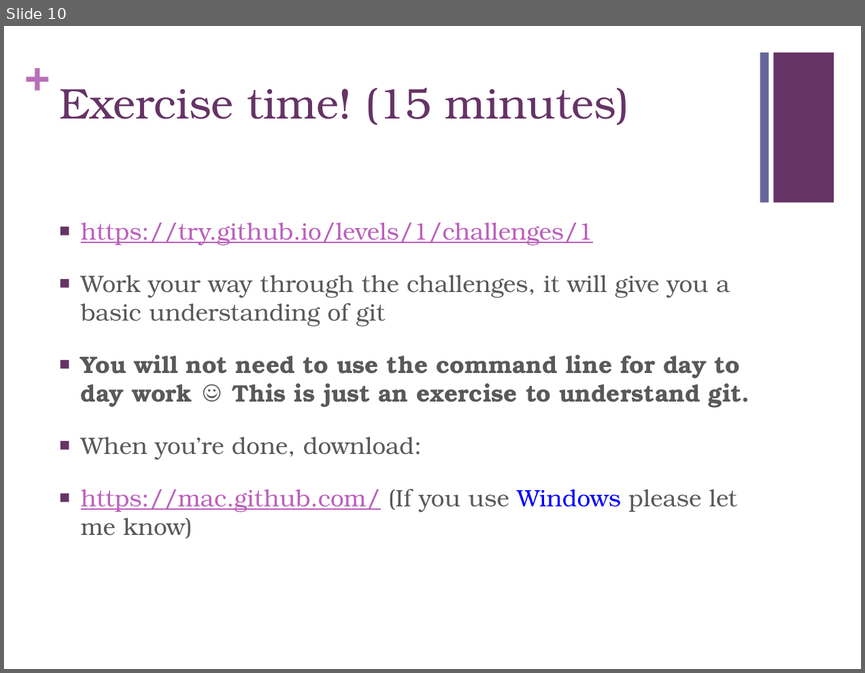
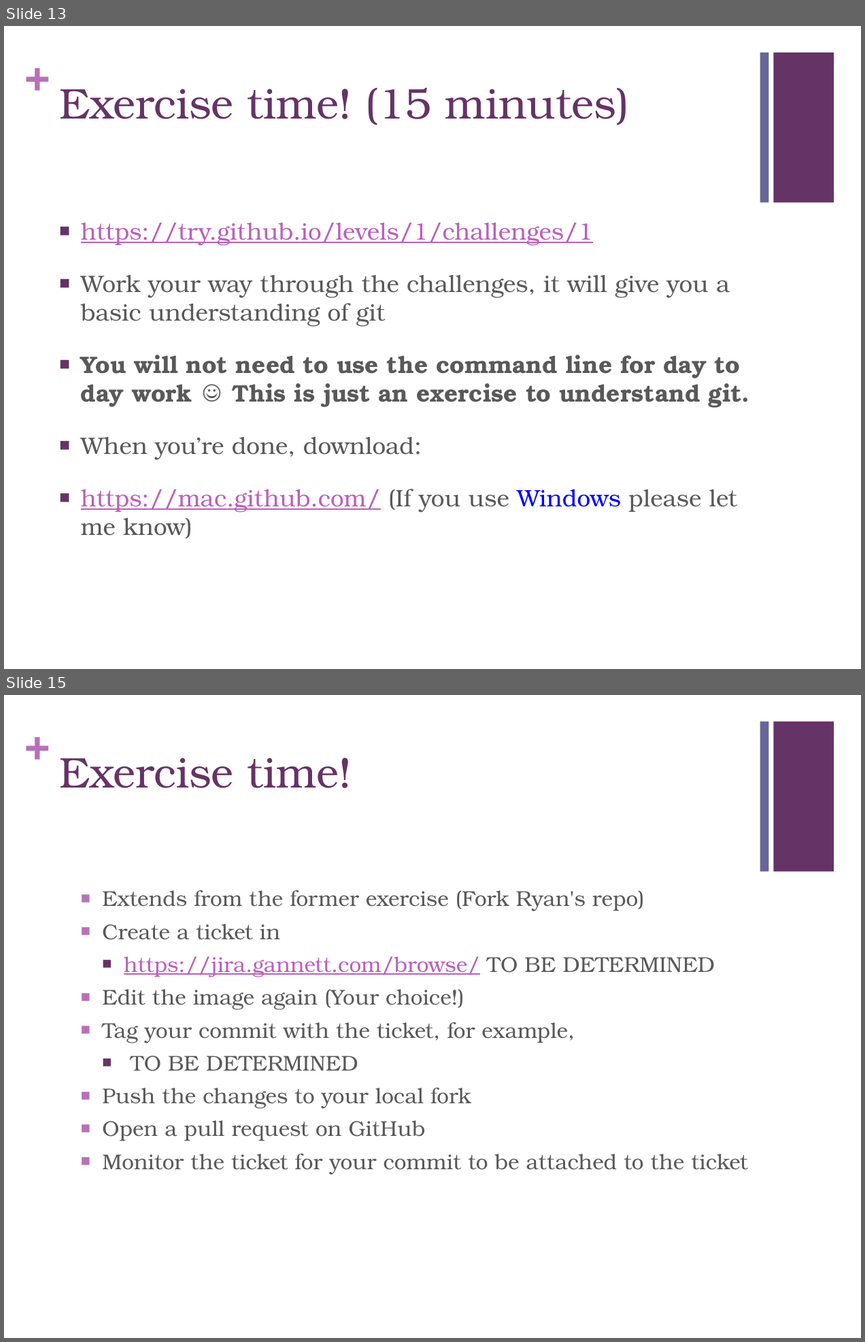
Before and after one commit to RyanCopley/git-for-designers, a slide deck: Presentation.pptx. Shown one above the other, each under a label of ours: slide 10 before the commit, slides 13 and 15 after it; the slides between them are not shown. The pictures are 865x673 and 865x1342 pixels, drawn with LibreOffice and Linux fonts; fonts in the diff are those of the drawing. Boxes give left, top, right and bottom in pixels: in the first picture for what was removed or moved away, otherwise in the second. Text is boxed around its words. In the diff, an @@ line names an element or a change of style, - is before the commit and + after.

Commit message:
Finished presentation

```diff
--- a/Presentation.pptx
+++ b/Presentation.pptx
@@ slide 15 added at [4,695,861,1338], background #FFFFFF; not listed: 3 template elements that a slide beside it also shows @@
@@ title added at [59,758,352,788], 36 pt, text #663366 @@
+Exercise time!
@@ text added at [102,890,748,1174], 18 pt, text #595959 @@
+  ■ Extends from the former exercise (Fork Ryan's repo)
+  ■ Create a ticket in
+    ■ https://jira.gannett.com/browse/ TO BE DETERMINED
+  ■ Edit the image again (Your choice!)
+  ■ Tag your commit with the ticket, for example,
+    ■ TO BE DETERMINED
+  ■ Push the changes to your local fork
+  ■ Open a pull request on GitHub
+  ■ Monitor the ticket for your commit to be attached to the ticket
@@ what was slide 10 is now slide 13 @@
```
Also in this commit, not shown: 5 other slides added.
